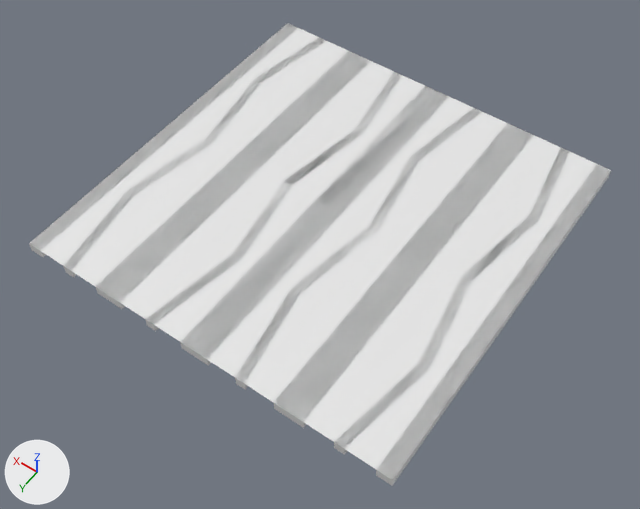
An edit to the OBJ model Data/bmc/tiles/t_204.obj, drawn before and after from the same camera.
The view is the same before and after, from a camera (50 mm lens) standing at (-0.797, 1.157, 1.606) and looking at (-0.031, 0.084, -0.08). The lights are fixed; the arrows at lower left show +X, +Y and +Z. Where no turn or scale is listed for an object, it has been applied to the vertices.

Script lines for the objects in view, before the commit:
```python
me_t_204 = bpy.data.meshes.new('t_204')
me_t_204.from_pydata(...)  # 222 vertices, 468 faces; spans x -0.5..0.5, y -0.5..0.5, z -0.025..0.0
ob_t_204 = bpy.data.objects.new('t_204', me_t_204)
ob_t_204.location = (0.0, 0.0, 0.0)
```
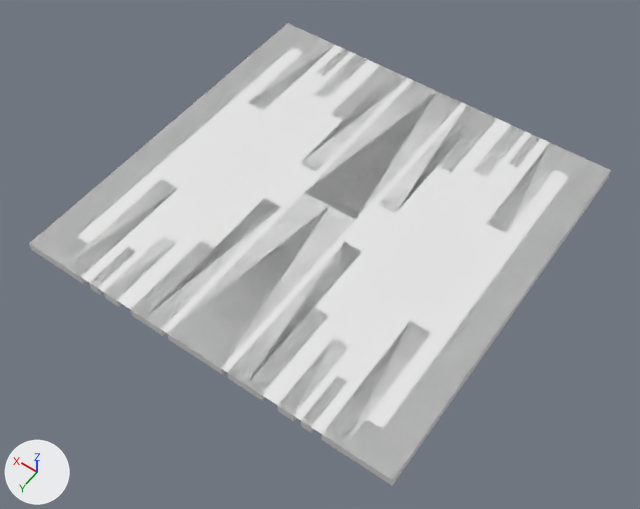
Changed parts and their boxes [x1, y1, x2, y2] in the pictures (640 x 509 px):
part 1 of me_t_204, added
    after: [89, 247, 136, 294]
part 2 of me_t_204, added
    after: [317, 48, 350, 76]
part 3 of me_t_204, added
    after: [301, 376, 346, 433]
part 4 of me_t_204, added
    after: [509, 135, 540, 167]
part 5 of me_t_204, added
    after: [104, 236, 175, 307]
part 6 of me_t_204, added
    after: [314, 54, 368, 99]
part 7 of me_t_204, added
    after: [278, 338, 349, 421]
part 8 of me_t_204, added
    after: [473, 125, 525, 178]
part 9 of me_t_204, rebuilt (58% narrower, 59% shorter)
    before: [145, 73, 401, 331]
    after: [301, 65, 408, 171]
part 10 of me_t_204, rebuilt (52% narrower, 61% shorter)
    before: [235, 108, 482, 390]
    after: [379, 105, 497, 213]
part 11 of me_t_204, added
    after: [227, 242, 361, 400]
part 12 of me_t_204, added
    after: [130, 199, 281, 336]
part 13 of me_t_204, cut back
    before: [29, 23, 609, 485]
    after: [29, 23, 611, 485]

What changed in the scene script:
```text
Change me_t_204:
    used by ob_t_204; location = (0.0, 0.0, 0.0)
    remove me_t_204.from_pydata(...)  # 222 vertices, 468 faces; spans x -0.5..0.5, y -0.5..0.5, z -0.025..0.0
    add me_t_204.from_pydata(...)  # 210 vertices, 380 faces; spans x -0.5..0.5, y -0.5..0.5, z -0.025..0.0
    me_t_204 part 1: a new loose piece, a box spanning x 0.282..0.307, y 0.374..0.5, z -0.025..0.0
    me_t_204 part 2: a new loose piece, a box spanning x 0.282..0.307, y -0.5..-0.374, z -0.025..0.0
    me_t_204 part 3: a new loose piece, a box spanning x -0.307..-0.282, y 0.374..0.5, z -0.025..0.0
    me_t_204 part 4: a new loose piece, a box spanning x -0.307..-0.282, y -0.5..-0.374, z -0.025..0.0
    me_t_204 part 5: a new loose piece, a box spanning x 0.223..0.263, y 0.3..0.5, z -0.025..0.0
    me_t_204 part 6: a new loose piece, a box spanning x 0.223..0.263, y -0.5..-0.3, z -0.025..0.0
    me_t_204 part 7: a new loose piece, a box spanning x -0.263..-0.223, y 0.3..0.5, z -0.025..0.0
    me_t_204 part 8: a new loose piece, a box spanning x -0.263..-0.223, y -0.5..-0.3, z -0.025..0.0
    me_t_204 part 9: the loose piece of 36 vertices spanning x 0.071..0.138, y -0.5..0.5, z -0.025..0.0 is rebuilt with 14 vertices and now spans x 0.092..0.182, y -0.5..-0.071, z -0.025..0.0
    me_t_204 part 10: the loose piece of 36 vertices spanning x -0.138..-0.071, y -0.5..0.5, z -0.025..0.0 is rebuilt with 14 vertices and now spans x -0.182..-0.092, y -0.5..-0.071, z -0.025..0.0
    me_t_204 part 11: a new loose piece of 14 vertices spanning x -0.182..-0.092, y 0.071..0.5, z -0.025..0.0
    me_t_204 part 12: a new loose piece of 14 vertices spanning x 0.092..0.182, y 0.071..0.5, z -0.025..0.0
    me_t_204 part 13
    132 vertices are removed from x -0.463..0.463, y -0.5..0.5, z -0.025..0.0
    304 faces are deleted
    8 vertices are added at x -0.386..0.386, y -0.5..0.5, z -0.025..0.0
    12 new vertices lie (-0.075, 0.0, 0.0) away from vertices in x 0.0..0.5, y -0.5..0.5, z -0.025..0.0
    12 new vertices lie (0.075, 0.0, 0.0) away from vertices in x -0.5..0.0, y -0.5..0.5, z -0.025..0.0
    6 new vertices lie (0.0, 0.079, 0.0) away from vertices in x -0.425..0.425, y -0.5, z -0.025..0.0
    6 new vertices lie (0.0, -0.079, 0.0) away from vertices in x -0.425..0.425, y 0.5, z -0.025..0.0
    8 new vertices lie (-0.039, 0.0, 0.0) away from vertices in x 0.425, y -0.5..0.5, z -0.025..0.0
    6 new vertices lie (-0.053, 0.0, 0.0) away from vertices in x 0.386, y -0.5..0.5, z -0.025..0.0
    6 new vertices lie (0.0, -0.331, 0.0) away from vertices in x -0.386..0.386, y 0.5, z -0.025..0.0
    8 new vertices lie (0.053, 0.0, 0.0) away from vertices in x -0.386, y -0.5..0.5, z -0.025..0.0
    168 new faces join them
```
